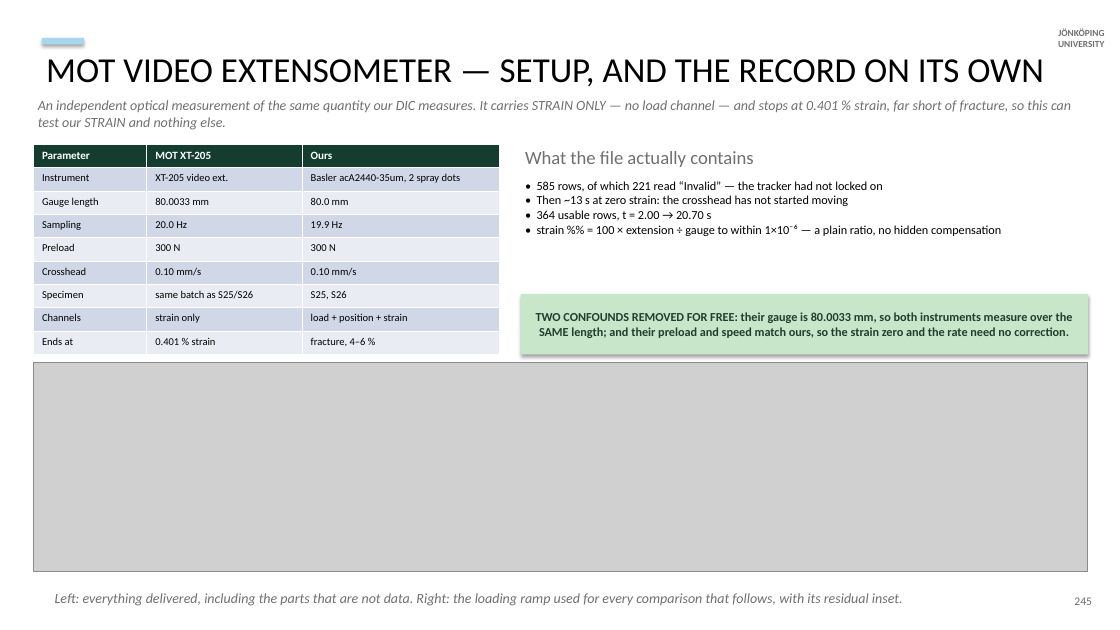
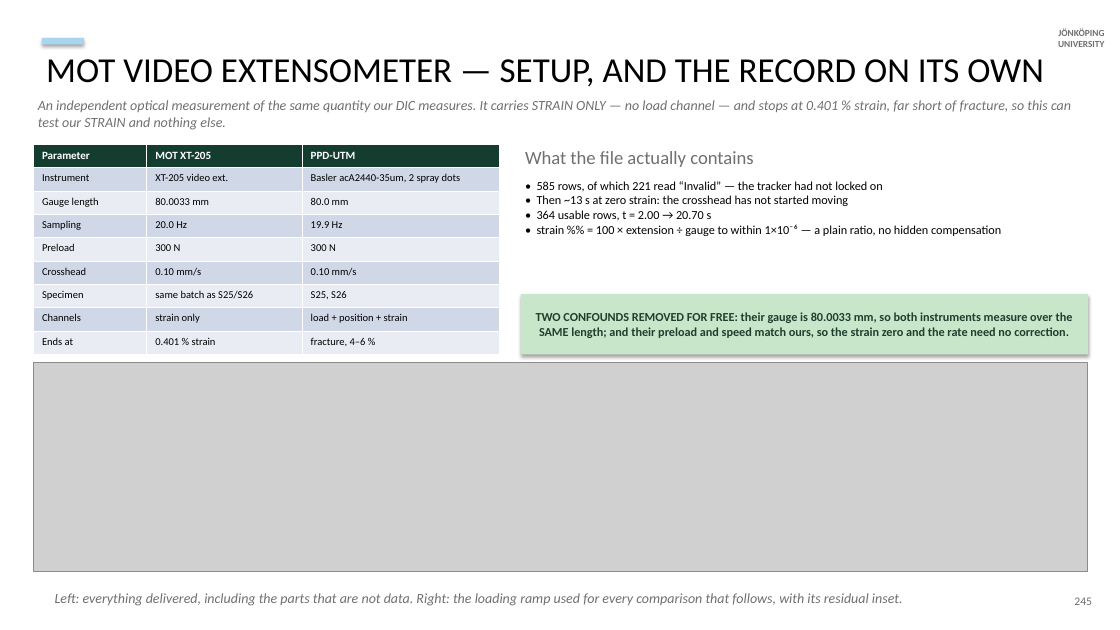
Before and after one commit to AdithyaSivakumar-3/UTM, a slide deck: slide 105 of documentation/decks/V6a_8_6_20_slides.pptx. Drawn at 1120x630 pixels with LibreOffice and Linux fonts; fonts in the diff are those of the drawing; grey boxes stand for pictures. Boxes give left, top, right and bottom in pixels: in the first picture for what was removed or moved away, otherwise in the second. Text is boxed around its words. In the diff, an @@ line names an element or a change of style, - is before the commit and + after.

```diff
--- a/documentation/decks/V6a_8_6_20_slides.pptx
+++ b/documentation/decks/V6a_8_6_20_slides.pptx
@@ table at (34, 145, 500, 355) @@
-row 1, column 3: Ours
+row 1, column 3: PPD-UTM
```
Also in this commit, not shown: 7 other slides changed, 12 other files.
